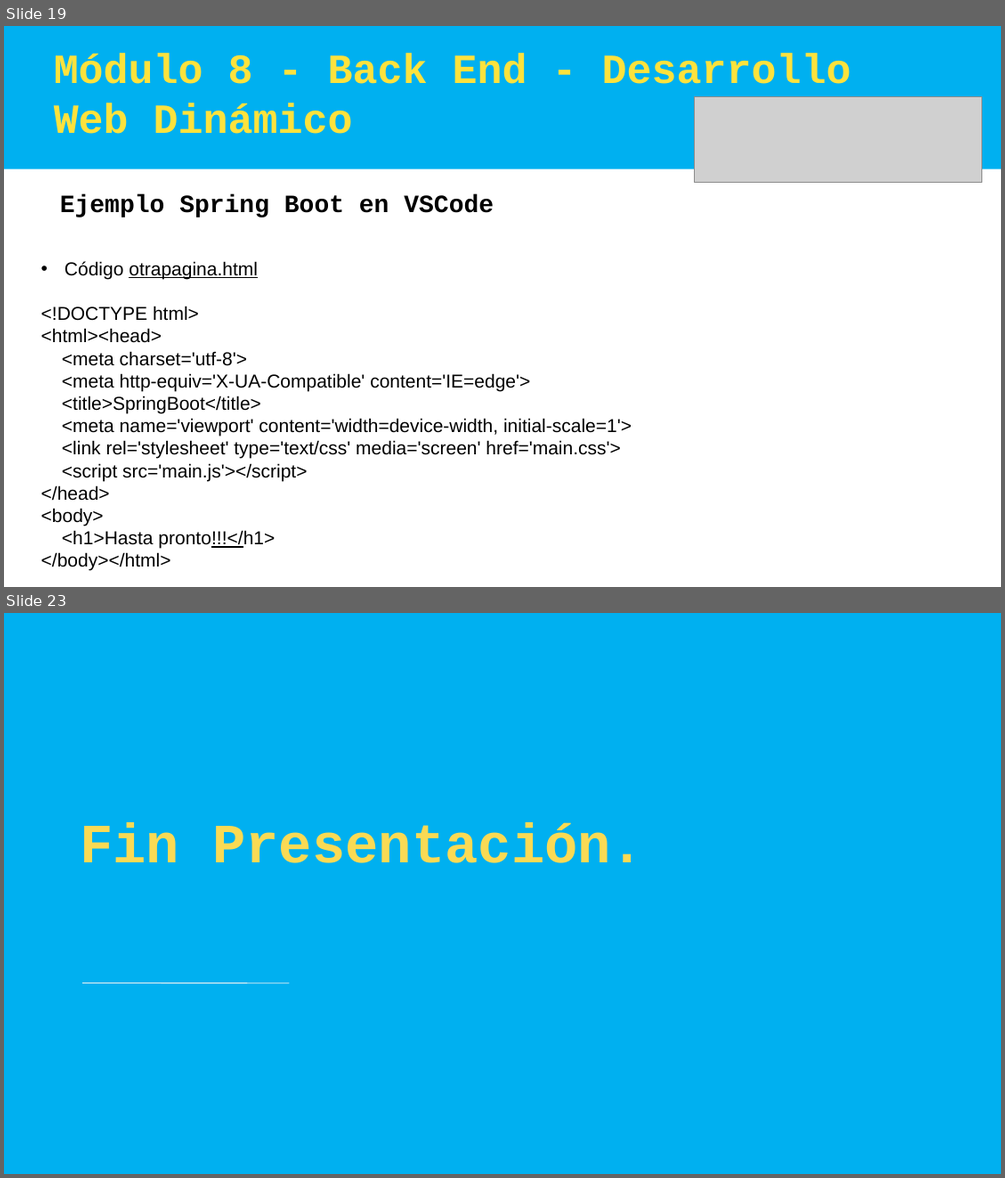
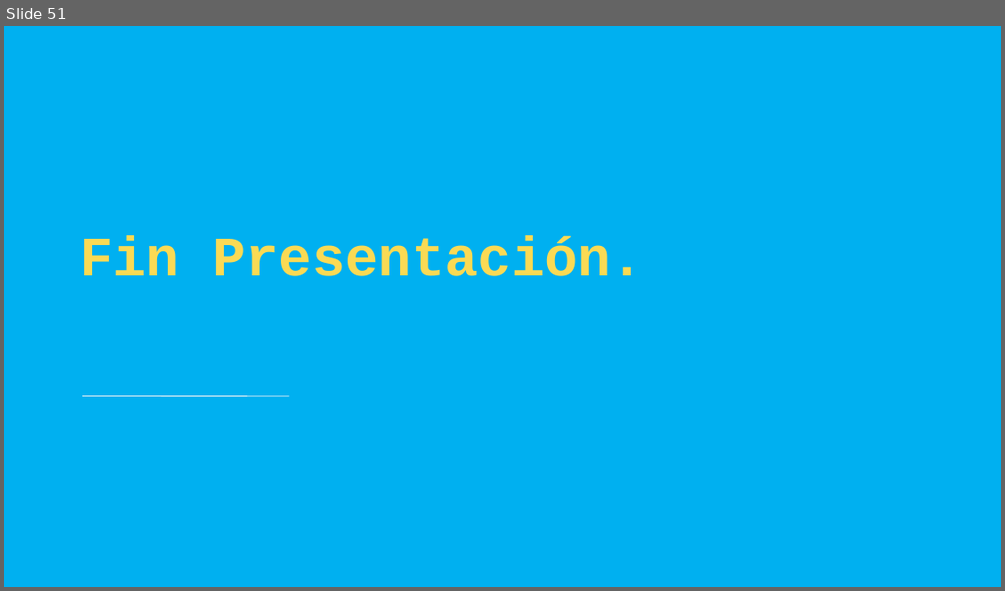
Before and after one commit to cesarprogramador/Angular, a slide deck: Argentina Programa - SpringBoot MVC.pptx. Shown one above the other, each under a label of ours: slides 19 and 23 before the commit, slide 51 after it; the slides between them are not shown. The pictures are 1005x1178 and 1005x591 pixels, drawn with LibreOffice and Linux fonts; fonts in the diff are those of the drawing; grey boxes stand for pictures. Boxes give left, top, right and bottom in pixels: in the first picture for what was removed or moved away, otherwise in the second. Text is boxed around its words. In the diff, an @@ line names an element or a change of style, - is before the commit and + after.

```diff
--- a/Argentina Programa - SpringBoot MVC.pptx
+++ b/Argentina Programa - SpringBoot MVC.pptx
@@ slide 19 removed at (4,26,1001,587), background #FFFFFF @@
@@ rectangle removed at (4,26,1001,169) @@
@@ text removed at (54,54,851,134) @@
-Módulo 8 - Back End - Desarrollo Web Dinámico
@@ picture removed at (695,97,982,183) @@
@@ text removed at (60,194,494,217) @@
-Ejemplo Spring Boot en VSCode
@@ text removed at (41,261,631,571) @@
-• Código otrapagina.html
-<!DOCTYPE html>
-<html><head>
-<meta charset='utf-8'>
-<meta http-equiv='X-UA-Compatible' content='IE=edge'>
-<title>SpringBoot</title>
-<meta name='viewport' content='width=device-width, initial-scale=1'>
-<link rel='stylesheet' type='text/css' media='screen' href='main.css'>
-<script src='main.js'></script>
-</head>
-<body>
-<h1>Hasta pronto!!!</h1>
-</body></html>
@@ what was slide 23 is now slide 51 @@
```
Also in this commit, not shown: 19 slides changed, 31 slides added.
